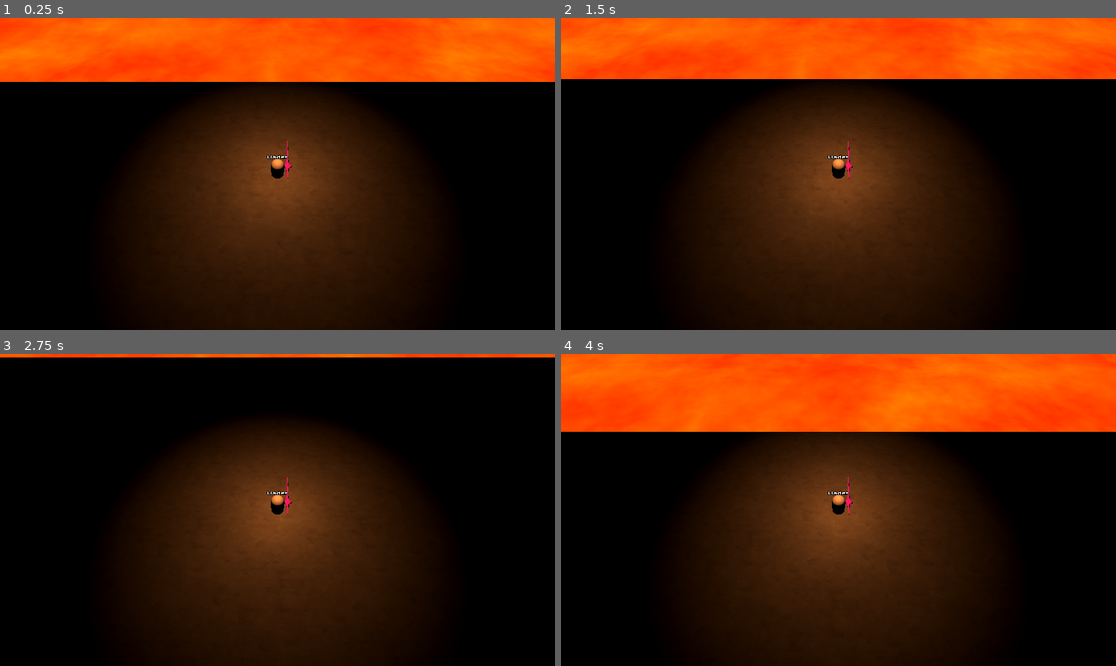
Above: before the commit, frames 1-4 (two rows, left to right).
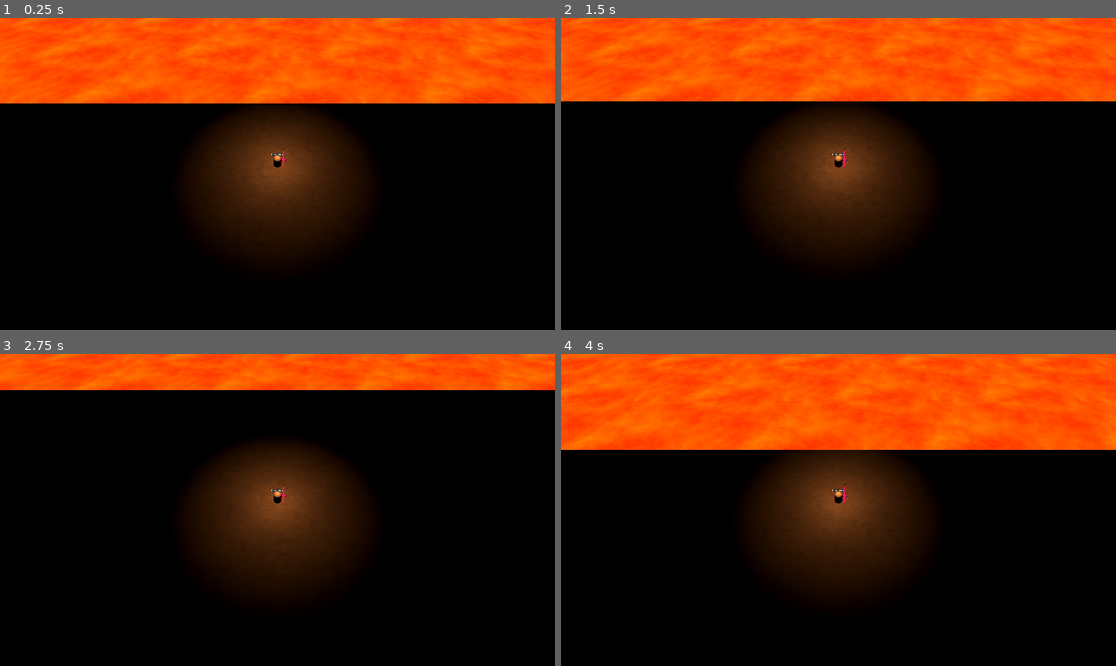
Above: after the commit, the same moments.

Repository: bigmcbigger/congenial-octo-carnival
Game: Godot game, scene res://map.tscn
Same seed, same stepped clock (60 frames per second), same inputs: the game is played once before the commit and once after it. This scene is started directly instead of the project's main scene.
Inputs (mouse positions are in pixels of both pictures, inside the frame that each line leads up to):
- Up to frame 1 (0.25 s): no input
- Up to frame 2 (1.5 s): tap Enter (ui_accept) at 0.5, 0.77 s; move the mouse to (960, 158) at 0.52 s; hold Right (ui_right) 0.53-1.28 s; click (960, 158) at 0.6 s; move the mouse to (727, 189) at 1.27 s; hold Down (ui_down) from 1.28 s (still down); click (727, 189) at 1.35 s
- Up to frame 3 (2.75 s): tap Enter (ui_accept) at 1.52 s; move the mouse to (333, 441) at 2.02 s; release Down (ui_down) at 2.03 s; hold Right (ui_right) from 2.03 s (still down); click (333, 441) at 2.1 s
- Up to frame 4 (4 s): move the mouse to (810, 572) at 2.77 s; release Right (ui_right) at 2.78 s; hold Up (ui_up) 2.78-3.53 s; click (810, 572) at 2.85 s; tap Enter (ui_accept) at 3.02, 3.77 s; move the mouse to (1005, 556) at 3.52 s; hold Left (ui_left) from 3.53 s (still down); click (1005, 556) at 3.6 s

The runs differ from the first frame. In frame 1, 41% of the frame differs, in the area x 0-100%, y 0-100%; in frame 2, 41%; in frame 3, 42%; in frame 4, 40%.

Commit message:
add map geo

Diff:
--- /dev/null
+++ b/dungeon.tscn
@@ -0,0 +1,46 @@
+[gd_scene load_steps=5 format=3 uid="uid://ci5buopmxr8wd"]
+
+[ext_resource type="Texture2D" uid="uid://cpiwyaa6qa7ky" path="res://concrete_tiled.png" id="1_esayu"]
+[ext_resource type="PackedScene" uid="uid://b15jfvtyhx17j" path="res://testplayer.tscn" id="3_7qcgh"]
+[ext_resource type="PackedScene" uid="uid://bijrluamfmoij" path="res://environment/magma.tscn" id="5_b45qx"]
+
+[sub_resource type="StandardMaterial3D" id="StandardMaterial3D_lsf5x"]
+albedo_texture = ExtResource("1_esayu")
+uv1_scale = Vector3(14.43, 14.43, 14.43)
+
+[node name="Dungeon" type="Node3D"]
+
+[node name="Magma" parent="." instance=ExtResource("5_b45qx")]
+transform = Transform3D(1, 0, 0, 0, 1, 0, 0, 0, 1, 0, -0.352, 0)
+
+[node name="Testplayer" parent="." instance=ExtResource("3_7qcgh")]
+transform = Transform3D(1, 0, 0, 0, 1, 0, 0, 0, 1, 20.3369, 0, 229.555)
+
+[node name="island_2" type="Node3D" parent="."]
+transform = Transform3D(1, 0, 0, 0, 1, 0, 0, 0, 1, 0, 0, -46.9425)
+
+[node name="ground" type="StaticBody3D" parent="island_2"]
+transform = Transform3D(1, 0, 0, 0, 1, 0, 0, 0, 1, 0, -0.746303, 225.38)
+
+[node name="CollisionPolygon3D" type="CollisionPolygon3D" parent="island_2/ground"]
+transform = Transform3D(1, 0, 0, 0, -4.37114e-08, 1, 0, -1, -4.37114e-08, 0, 0, 0)
+polygon = PackedVector2Array(13.9937, -15.5329, 15.0412, -17.8036, 16.9494, -19.9441, 23.1317, -17.1793, 29.8897, -16.4731, 34.583, -14.6471, 35.1268, -10.634, 34.5971, -5.69759, 30.9228, -3.76585, 24.328, -1.88168, 22.9836, 0.555969, 25.264, 2.29793, 34.7615, 2.22079, 35.7218, 6.39134, 31.0167, 8.43552, 36.8859, 10.9727, 37.6109, 17.8248, 28.0519, 34.4387, 16.7672, 37.4798, 13.7365, 26.539, 6.84799, 18.5271, -11.8214, 24.4772, -21.6093, 27.1067, -32.825, 17.2753, -31.0586, 9.93964, -20.9995, 9.27902, -20.3723, 5.09813, -28.5751, 3.3831, -24.4374, -1.92406, -25.9951, -5.23874, -22.1113, -8.53172, -16.5861, -12.0775, -13.5852, -9.37944, -10.0474, -8.37393, -11.8056, -5.0005, -12.9064, 1.66631, -8.02372, 1.3372, -5.66257, -3.41959, -3.50331, -6.4222, 5.35486, -11.5505)
+
+[node name="CSGPolygon3D" type="CSGPolygon3D" parent="island_2/ground"]
+transform = Transform3D(1, 0, 0, 0, -4.37114e-08, 1, 0, -1, -4.37114e-08, 0, 0.5, 0)
+polygon = PackedVector2Array(13.9937, -15.5329, 15.0412, -17.8036, 16.9494, -19.9441, 23.1317, -17.1793, 29.8897, -16.4731, 34.583, -14.6471, 35.1268, -10.634, 34.5971, -5.69759, 30.9228, -3.76585, 24.328, -1.88168, 22.9836, 0.555969, 25.264, 2.29793, 34.7615, 2.22079, 35.7218, 6.39134, 31.0167, 8.43552, 36.8859, 10.9727, 37.6109, 17.8248, 28.0519, 34.4387, 16.7672, 37.4798, 13.7365, 26.539, 6.84799, 18.5271, -11.8214, 24.4772, -21.6093, 27.1067, -32.825, 17.2753, -31.0586, 9.93964, -20.9995, 9.27902, -20.3723, 5.09813, -28.5751, 3.3831, -24.4374, -1.92406, -25.9951, -5.23874, -22.1113, -8.53172, -16.5861, -12.0775, -13.5852, -9.37944, -10.0474, -8.37393, -11.8056, -5.0005, -12.9064, 1.66631, -8.02372, 1.3372, -5.66257, -3.41959, -3.50331, -6.4222, 5.35486, -11.5505)
+material = SubResource("StandardMaterial3D_lsf5x")
+
+[node name="island_1" type="Node3D" parent="."]
+
+[node name="ground" type="StaticBody3D" parent="island_1"]
+transform = Transform3D(1, 0, 0, 0, 1, 0, 0, 0, 1, 0, -0.746303, 225.38)
+
+[node name="CollisionPolygon3D" type="CollisionPolygon3D" parent="island_1/ground"]
+transform = Transform3D(1, 0, 0, 0, -4.37114e-08, 1, 0, -1, -4.37114e-08, 0, -1.19209e-07, 0)
+polygon = PackedVector2Array(-0.192713, -0.341776, -2.62819, -0.880939, -4.87395, -0.828619, -8.52633, -0.692082, -10.2775, -0.0566473, -11.8224, 2.12065, -12.0434, 4.1059, -11.7568, 6.25735, -10.0414, 7.48658, -8.3782, 6.67413, -5.86516, 7.34166, -2.51423, 8.12744, -0.982465, 11.5579, -0.99069, 16.3886, -3.84354, 17.4888, -8.51561, 18.6008, -12.4579, 20.4155, -15.1149, 19.345, -15.6996, 24.7068, -14.2759, 30.6065, -12.4169, 32.5069, -10.5976, 31.1246, -5.97394, 32.2719, -2.0882, 30.3643, 5.76426, 26.6573, 7.9999, 21.6995, 13.0455, 19.7482, 21.7063, 24.8783, 30.4954, 26.1925, 32.5466, 20.6411, 28.3335, 9.55315, 30.117, 4.12371, 32.5184, 1.10417, 34.3206, -4.65022, 28.5318, -7.75087, 21.133, -9.67891, 14.8168, -10.5019, 12.0927, -8.00983, 10.2917, -3.36441, 10.7549, 2.77832)
+
+[node name="CSGPolygon3D" type="CSGPolygon3D" parent="island_1/ground"]
+transform = Transform3D(1, 0, 0, 0, -4.37114e-08, 1, 0, -1, -4.37114e-08, 0, 0.5, 0)
+polygon = PackedVector2Array(-0.192713, -0.341776, -2.62819, -0.880939, -4.87395, -0.828619, -8.52633, -0.692082, -10.2775, -0.0566473, -11.8224, 2.12065, -12.0434, 4.1059, -11.7568, 6.25735, -10.0414, 7.48658, -8.3782, 6.67413, -5.86516, 7.34166, -2.51423, 8.12744, -0.982465, 11.5579, -0.99069, 16.3886, -3.84354, 17.4888, -8.51561, 18.6008, -12.4579, 20.4155, -15.1149, 19.345, -15.6996, 24.7068, -14.2759, 30.6065, -12.4169, 32.5069, -10.5976, 31.1246, -5.97394, 32.2719, -2.0882, 30.3643, 5.76426, 26.6573, 7.9999, 21.6995, 13.0455, 19.7482, 21.7063, 24.8783, 30.4954, 26.1925, 32.5466, 20.6411, 28.3335, 9.55315, 30.117, 4.12371, 32.5184, 1.10417, 34.3206, -4.65022, 28.5318, -7.75087, 21.133, -9.67891, 14.8168, -10.5019, 12.0927, -8.00983, 10.2917, -3.36441, 10.7549, 2.77832)
+material = SubResource("StandardMaterial3D_lsf5x")
--- a/environment/magma.gdshader
+++ b/environment/magma.gdshader
@@ -10,8 +10,8 @@
 void vertex() {
 	// Called for every vertex the material is visible on.
 	float displace = cos(VERTEX.x + TIME) + sin(VERTEX.z + TIME);
-	VERTEX.y += displace * 0.1;
-	UV *= 5.0;
+	VERTEX.y += displace * 0.05;
+	UV = VERTEX.xz / 10.0;
 	UV += vec2(1.0, 0.0) * TIME * 0.05;
 }
 
--- a/environment/magma.tscn
+++ b/environment/magma.tscn
@@ -10,12 +10,12 @@
 
 [sub_resource type="PlaneMesh" id="PlaneMesh_dimgx"]
 material = SubResource("ShaderMaterial_6xrcn")
-size = Vector2(100, 100)
+size = Vector2(100, 500)
 subdivide_width = 100
-subdivide_depth = 100
+subdivide_depth = 500
 
 [sub_resource type="BoxShape3D" id="BoxShape3D_8kioa"]
-size = Vector3(100, 1, 100)
+size = Vector3(100, 1, 500)
 
 [node name="Magma" type="StaticBody3D"]
 
@@ -24,5 +24,5 @@
 mesh = SubResource("PlaneMesh_dimgx")
 
 [node name="CollisionShape3D" type="CollisionShape3D" parent="."]
-transform = Transform3D(1, 0, 0, 0, 1, 0, 0, 0, 1, 0, -0.8, 0)
+transform = Transform3D(1, 0, 0, 0, 1, 0, 0, 0, 1, 0, -0.669909, 0)
 shape = SubResource("BoxShape3D_8kioa")
--- a/testplayer.tscn
+++ b/testplayer.tscn
@@ -32,7 +32,8 @@
 text = "Hades"
 
 [node name="Camera3D" type="Camera3D" parent="."]
-transform = Transform3D(1, 0, 0, 0, 0.536608, 0.843832, 0, -0.843832, 0.536608, 0, 4.14965, 2.8279)
+transform = Transform3D(1, 0, 0, 0, 0.536608, 0.843832, 0, -0.843832, 0.536608, 0, 6.82969, 5.0012)
+current = true
 
 [node name="MeshInstance3D" type="MeshInstance3D" parent="."]
 transform = Transform3D(0.32, 0, 0, 0, 0.32, 0, 0, 0, 0.32, 0, -0.070024, 0)
